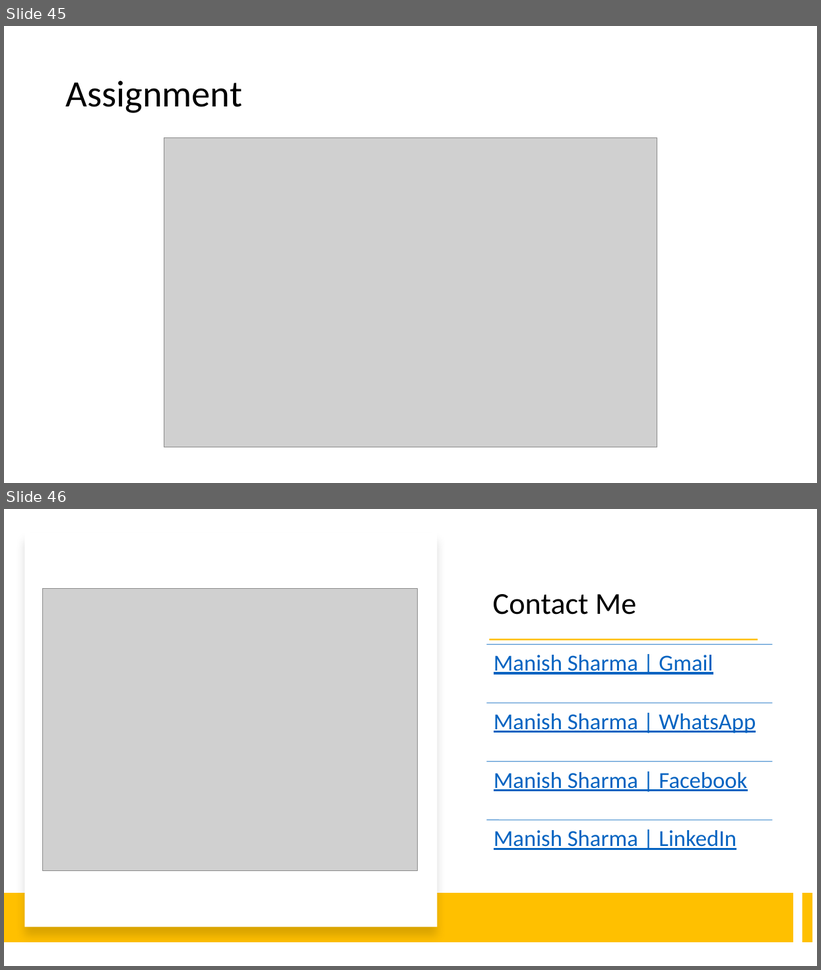
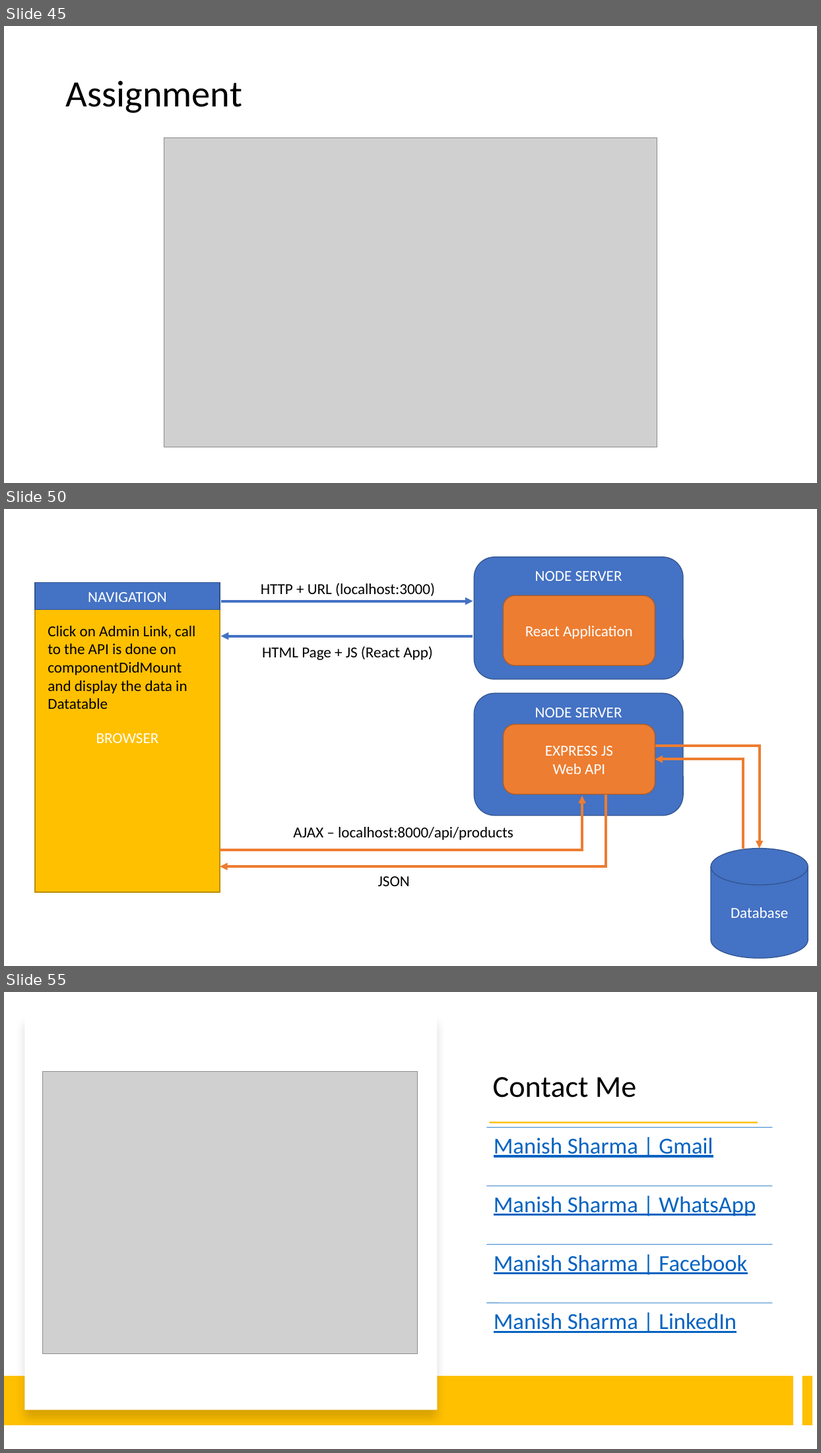
Before and after one commit to manishvbn/ReactJS_Jul22, a slide deck: Notes/React.pptx. Shown one above the other, each under a label of ours: slides 45 and 46 before the commit, slides 45, 50 and 55 after it; the slides between them are not shown. The pictures are 821x970 and 821x1453 pixels, drawn with LibreOffice and Linux fonts; fonts in the diff are those of the drawing; grey boxes stand for pictures. Boxes give left, top, right and bottom in pixels: in the first picture for what was removed or moved away, otherwise in the second. Text is boxed around its words. In the diff, an @@ line names an element or a change of style, - is before the commit and + after.

```diff
--- a/Notes/React.pptx
+++ b/Notes/React.pptx
@@ slide 50 added at (4, 509, 817, 966), background #FFFFFF @@
@@ rounded rectangle added at (475, 557, 684, 680), fill #4472C4, outline #325491 1 pt, 18 pt, text #FFFFFF @@
+NODE SERVER
@@ rectangle added at (35, 583, 220, 892), fill #FFC000, outline #BD8E00 1 pt, 18 pt, text #FFFFFF @@
+BROWSER
@@ rectangle added at (35, 583, 220, 609), fill #4472C4, outline #325491 1 pt, 18 pt, text #FFFFFF @@
+NAVIGATION
@@ text added at (261, 583, 435, 596), 18 pt, text #000000 @@
+HTTP + URL (localhost:3000)
@@ arrow added from (221, 601) to (473, 601), #4472C4 3 pt @@
@@ rounded rectangle added at (504, 595, 655, 666), fill #ED7D31, outline #AF5C24 1 pt, 18 pt, text #FFFFFF @@
+React Application
@@ text added at (48, 626, 195, 709), 18 pt, text #000000 @@
+Click on Admin Link, call to the API is done on componentDidMount and display the data in Datatable
@@ arrow added from (473, 636) to (221, 636), #4472C4 3 pt @@
@@ text added at (262, 646, 433, 660), 18 pt, text #000000 @@
+HTML Page + JS (React App)
@@ rounded rectangle added at (475, 693, 684, 816), fill #4472C4, outline #325491 1 pt, 18 pt, text #FFFFFF @@
+NODE SERVER
@@ rounded rectangle added at (504, 724, 655, 795), fill #ED7D31, outline #AF5C24 1 pt, 18 pt, text #FFFFFF @@
+EXPRESS JS
+Web API
@@ elbow arrow added from (649, 747) to (760, 849), #ED7D31 3 pt @@
@@ elbow arrow added from (743, 849) to (655, 760), #ED7D31 3 pt @@
@@ elbow arrow added from (220, 850) to (582, 796), #ED7D31 3 pt @@
@@ elbow arrow added from (607, 796) to (220, 867), #ED7D31 3 pt @@
@@ text added at (293, 827, 514, 840), 18 pt, text #000000 @@
+AJAX – localhost:8000/api/products
@@ cylinder added at (711, 849, 808, 958), fill #4472C4, outline #325491 1 pt, 18 pt, text #FFFFFF @@
+Database
@@ text added at (378, 877, 410, 887), 18 pt, text #000000 @@
+JSON
@@ what was slide 46 is now slide 55 @@
```
Also in this commit, not shown: 8 other slides added.
